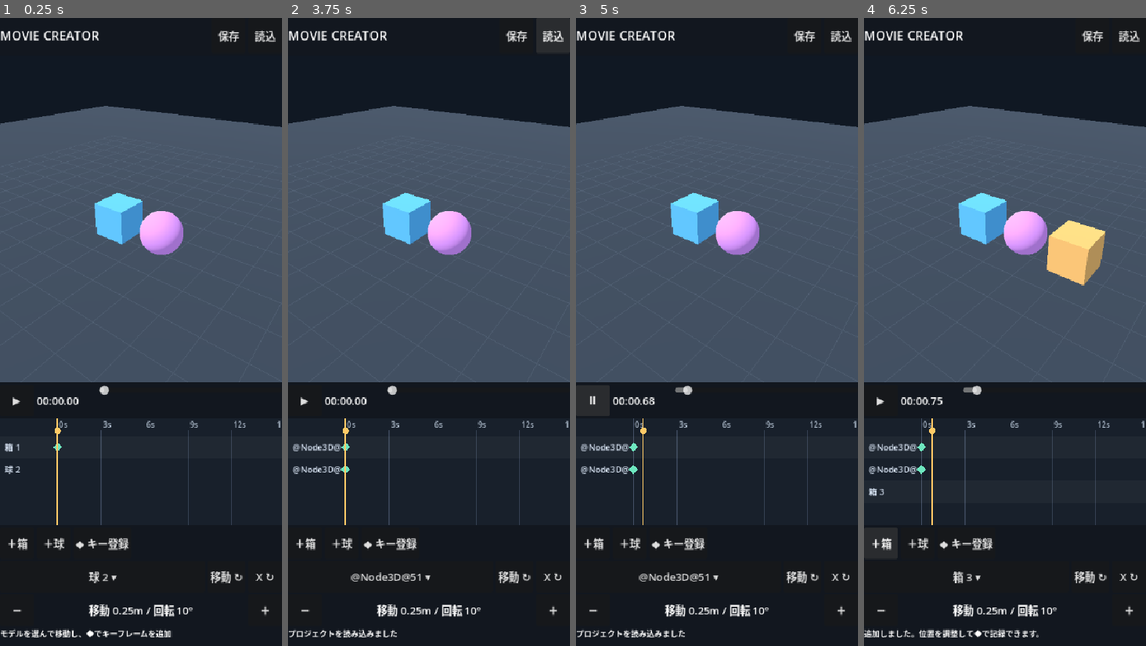
Above: before the commit, frames 1-4 (left to right).
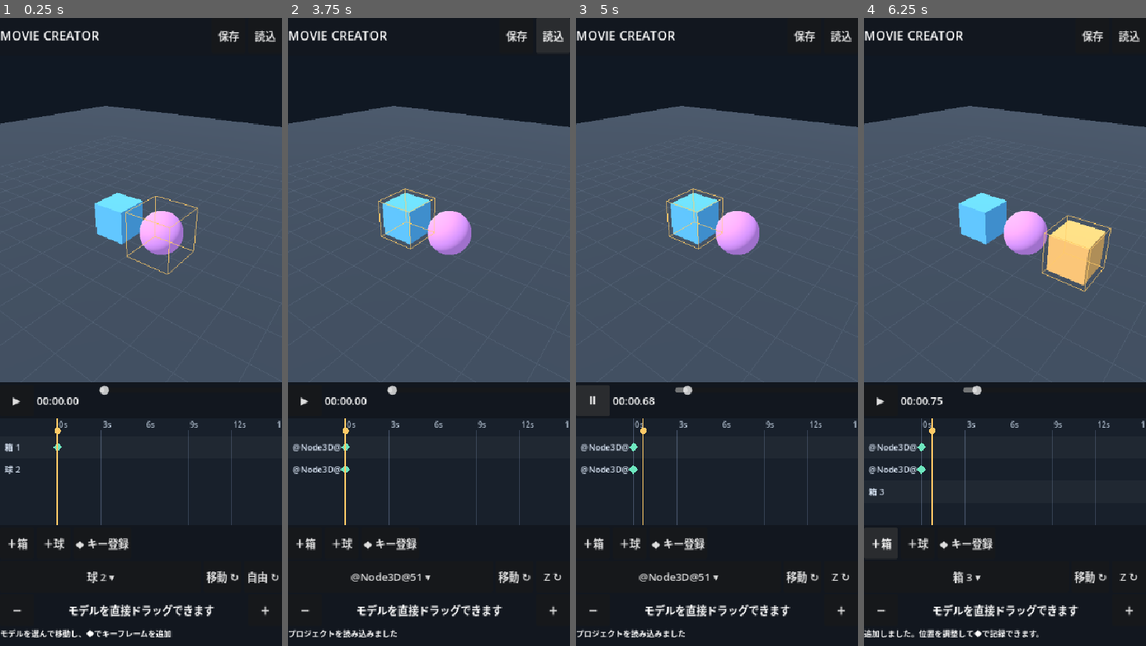
Above: after the commit, the same moments.

Repository: shejklgaia-png/movie_creater
Game: Godot game, scene res://scenes/editor.tscn
Two runs of this game, one before a commit and one after it. Both use one fixed random seed, a clock stepped at 60 frames per second and the inputs below.
Inputs:
- Up to frame 1 (0.25 s): no input
- Up to frame 2 (3.75 s): click "X ↻" (after the commit: "自由 ↻") at 0.5 s; click "Y ↻" (after the commit: "X ↻") at 1.25 s; click "Z ↻" (after the commit: "Y ↻") at 2 s; click "保存" at 2.75 s; click "読込" at 3.5 s
- Up to frame 3 (5 s): click "▶" at 4.25 s
- Up to frame 4 (6.25 s): click "Ⅱ" at 5 s; click "＋箱" at 5.75 s

The runs differ from the first frame. In frame 1, 1.3% of the frame differs, in the area x 24-99%, y 28-96%; in frame 2, 0.9%; in frame 3, 0.9%; in frame 4, 0.9%.

Commit message:
Enable direct touch model drag, axis constraints and auto-keyframes

Diff:
--- a/scripts/editor.gd
+++ b/scripts/editor.gd
@@ -35,9 +35,18 @@
 var orbit_yaw := 0.65
 var orbit_pitch := 0.48
 var orbit_distance := 9.0
+# Android touch: touching a model edits it; touching empty space orbits the camera.
 var touches: Dictionary = {}
-var touch_starts: Dictionary = {}
-var mouse_start := Vector2.ZERO
+var pointer_active := false
+var pointer_touch_index := -1
+var pointer_origin := Vector2.ZERO
+var pointer_last := Vector2.ZERO
+var drag_target_id := ""
+var drag_moved := false
+var drag_position_start := Vector3.ZERO
+var drag_rotation_start := Vector3.ZERO
+var drag_grab_point := Vector3.ZERO
+var mouse_left_held := false
 
 func _ready() -> void:
     _build_interface()
@@ -129,13 +138,13 @@
     selection = _make_button(properties, "モデル選択 ▾", _toggle_picker)
     selection.size_flags_horizontal = Control.SIZE_EXPAND_FILL
     mode_option = _make_button(properties, "移動 ↻", _cycle_mode)
-    axis_option = _make_button(properties, "X ↻", _cycle_axis)
+    axis_option = _make_button(properties, "自由 ↻", _cycle_axis)
 
     var nudge_row := HBoxContainer.new()
     dock.add_child(nudge_row)
     _make_button(nudge_row, "－", func(): _nudge(-1.0))
     var nudge_hint := Label.new()
-    nudge_hint.text = "移動 0.25m / 回転 10°"
+    nudge_hint.text = "モデルを直接ドラッグできます"
     nudge_hint.horizontal_alignment = HORIZONTAL_ALIGNMENT_CENTER
     nudge_hint.vertical_alignment = VERTICAL_ALIGNMENT_CENTER
     nudge_hint.size_flags_horizontal = Control.SIZE_EXPAND_FILL
@@ -217,39 +226,42 @@
     editor_camera.look_at(orbit_target, Vector3.UP)
 
 func _on_preview_input(event: InputEvent) -> void:
+    if picker_overlay != null and picker_overlay.visible:
+        return
     if event is InputEventScreenTouch:
         if event.pressed:
             touches[event.index] = event.position
-            touch_starts[event.index] = event.position
+            if touches.size() == 1:
+                pointer_touch_index = event.index
+                _begin_pointer(event.position)
+            else:
+                # Moving from single-touch dragging to pinch commits the edited pose.
+                _finish_pointer(pointer_last)
+                pointer_touch_index = -1
         else:
-            var start: Vector2 = touch_starts.get(event.index, event.position)
-            if touches.size() == 1 and start.distance_to(event.position) < 12.0:
-                _pick_object(event.position)
+            if touches.size() == 1 and pointer_touch_index == event.index:
+                _finish_pointer(event.position)
             touches.erase(event.index)
-            touch_starts.erase(event.index)
+            if touches.is_empty():
+                pointer_touch_index = -1
         accept_event()
     elif event is InputEventScreenDrag:
         if touches.has(event.index):
             var old_position: Vector2 = touches[event.index]
             touches[event.index] = event.position
-            if touches.size() == 1:
-                _orbit(event.position - old_position)
+            if touches.size() == 1 and pointer_touch_index == event.index:
+                _move_pointer(event.position)
             elif touches.size() == 2:
-                var indices: Array = touches.keys()
-                var other_index: int = indices[0] if indices[1] == event.index else indices[1]
-                var other_position: Vector2 = touches[other_index]
-                var old_distance := old_position.distance_to(other_position)
-                var new_distance: float = event.position.distance_to(other_position)
-                if old_distance > 1.0 and new_distance > 1.0:
-                    orbit_distance = clampf(orbit_distance * old_distance / new_distance, 2.0, 30.0)
-                    _update_camera()
+                _two_finger_camera(event.index, old_position, event.position)
         accept_event()
     elif event is InputEventMouseButton:
         if event.button_index == MOUSE_BUTTON_LEFT:
             if event.pressed:
-                mouse_start = event.position
-            elif mouse_start.distance_to(event.position) < 8.0:
-                _pick_object(event.position)
+                mouse_left_held = true
+                _begin_pointer(event.position)
+            elif mouse_left_held:
+                _finish_pointer(event.position)
+                mouse_left_held = false
             accept_event()
         elif event.pressed and event.button_index == MOUSE_BUTTON_WHEEL_UP:
             orbit_distance = maxf(2.0, orbit_distance * 0.9)
@@ -259,25 +271,126 @@
             orbit_distance = minf(30.0, orbit_distance * 1.1)
             _update_camera()
             accept_event()
-    elif event is InputEventMouseMotion and Input.is_mouse_button_pressed(MOUSE_BUTTON_LEFT):
-        _orbit(event.relative)
+    elif event is InputEventMouseMotion and mouse_left_held:
+        _move_pointer(event.position)
         accept_event()
+
+func _begin_pointer(at: Vector2) -> void:
+    pointer_active = true
+    pointer_origin = at
+    pointer_last = at
+    drag_moved = false
+    drag_target_id = _hit_object_id(at)
+    if not drag_target_id.is_empty():
+        _set_playing(false)
+        _set_selection(drag_target_id)
+        var node: Node3D = objects_by_id[drag_target_id]
+        drag_position_start = node.position
+        drag_rotation_start = node.rotation_degrees
+        drag_grab_point = _world_on_level(at, node.position.y, node.position)
+
+func _move_pointer(at: Vector2) -> void:
+    if not pointer_active:
+        return
+    var motion := at - pointer_last
+    pointer_last = at
+    if drag_target_id.is_empty():
+        _orbit(motion)
+        return
+    if not drag_moved and at.distance_to(pointer_origin) < 9.0:
+        return
+    drag_moved = true
+    _apply_model_drag(at)
+
+func _finish_pointer(at: Vector2) -> void:
+    if not pointer_active:
+        return
+    if drag_moved and not drag_target_id.is_empty():
+        _apply_model_drag(at)
+        # A completed direct manipulation always produces a persistent keyframe.
+        _insert_key()
+        _show_message("指で編集した姿勢を %.2f 秒に記録しました" % current_time)
+    pointer_active = false
+    drag_moved = false
+    drag_target_id = ""
+
+func _apply_model_drag(at: Vector2) -> void:
+    if not objects_by_id.has(drag_target_id):
+        return
+    var node: Node3D = objects_by_id[drag_target_id]
+    if mode_index == 1:
+        # Drag horizontally to rotate. In 'free' mode, rotate about world Y.
+        var axis: int = 1 if axis_index == 0 else axis_index - 1
+        var angle := drag_rotation_start
+        angle[axis] += (at.x - pointer_origin.x) * 0.55
+        node.rotation_degrees = angle
+        return
+
+    var position := drag_position_start
+    if axis_index == 2:
+        # Vertical axis: drag upward to lift, with sensitivity based on camera distance.
+        var height_scale: float = 2.0 * orbit_distance * tan(deg_to_rad(editor_camera.fov) * 0.5) / maxf(preview_box.size.y, 1.0)
+        position.y += (pointer_origin.y - at.y) * height_scale
+    else:
+        # Ground-plane manipulation; preserve the initial finger-to-object offset.
+        var hit := _world_on_level(at, drag_position_start.y, drag_grab_point)
+        var offset: Vector3 = hit - drag_grab_point
+        if axis_index == 0 or axis_index == 1:
+            position.x += offset.x
+        if axis_index == 0 or axis_index == 3:
+            position.z += offset.z
+    node.position = position
+
+func _two_finger_camera(changed_index: int, old_position: Vector2, new_position: Vector2) -> void:
+    var indices: Array = touches.keys()
+    var other_index: int = indices[0] if indices[1] == changed_index else indices[1]
+    var other_position: Vector2 = touches[other_index]
+    var old_distance := old_position.distance_to(other_position)
+    var new_distance := new_position.distance_to(other_position)
+    if old_distance > 2.0 and new_distance > 2.0:
+        orbit_distance = clampf(orbit_distance * old_distance / new_distance, 2.0, 30.0)
+
+    # The midpoint follows two fingers: intuitive world-space camera panning.
+    var midpoint_motion := (new_position - old_position) * 0.5
+    var world_per_pixel: float = 2.0 * orbit_distance * tan(deg_to_rad(editor_camera.fov) * 0.5) / maxf(preview_box.size.y, 1.0)
+    orbit_target += (editor_camera.global_transform.basis.x * -midpoint_motion.x + editor_camera.global_transform.basis.y * midpoint_motion.y) * world_per_pixel
+    _update_camera()
 
 func _orbit(motion: Vector2) -> void:
     orbit_yaw -= motion.x * 0.008
     orbit_pitch = clampf(orbit_pitch + motion.y * 0.008, 0.08, 1.45)
     _update_camera()
 
-func _pick_object(screen_position: Vector2) -> void:
-    var origin := editor_camera.project_ray_origin(screen_position)
-    var end := origin + editor_camera.project_ray_normal(screen_position) * 250.0
-    var query := PhysicsRayQueryParameters3D.create(origin, end)
+func _viewport_position(local: Vector2) -> Vector2:
+    # SubViewportContainer stretches the render target to fit the Android UI.
+    return local * Vector2(preview.size) / preview_box.size
+
+func _world_on_level(local: Vector2, height: float, fallback: Vector3) -> Vector3:
+    var screen_pos := _viewport_position(local)
+    var origin := editor_camera.project_ray_origin(screen_pos)
+    var direction := editor_camera.project_ray_normal(screen_pos)
+    var world_hit: Variant = Plane(Vector3.UP, height).intersects_ray(origin, direction)
+    if world_hit is Vector3:
+        return world_hit
+    return fallback
+
+func _hit_object_id(local: Vector2) -> String:
+    var screen_pos := _viewport_position(local)
+    var origin := editor_camera.project_ray_origin(screen_pos)
+    var direction := editor_camera.project_ray_normal(screen_pos)
+    var query := PhysicsRayQueryParameters3D.create(origin, origin + direction * 250.0)
     var hit: Dictionary = preview.world_3d.direct_space_state.intersect_ray(query)
     if hit.is_empty():
-        return
+        return ""
     var body: Object = hit.get("collider")
     if body != null and body.has_meta("movie_id"):
-        _set_selection(str(body.get_meta("movie_id")))
+        return str(body.get_meta("movie_id"))
+    return ""
+
+func _pick_object(screen_position: Vector2) -> void:
+    var id := _hit_object_id(screen_position)
+    if not id.is_empty():
+        _set_selection(id)
 
 func _add_object(kind: String) -> void:
     _set_playing(false)
@@ -326,15 +439,51 @@
     body.set_meta("movie_id", id)
     body.add_child(collision)
     node.add_child(body)
+    _add_selection_frame(node, kind)
     objects_by_id[id] = node
     _refresh_selector()
     _refresh_timeline()
 
+func _add_selection_frame(node: Node3D, kind: String) -> void:
+    var extent: float = 0.68 if kind == "sphere" else 0.58
+    var corners: Array[Vector3] = [
+        Vector3(-extent, -extent, -extent), Vector3(extent, -extent, -extent),
+        Vector3(extent, -extent, extent), Vector3(-extent, -extent, extent),
+        Vector3(-extent, extent, -extent), Vector3(extent, extent, -extent),
+        Vector3(extent, extent, extent), Vector3(-extent, extent, extent)
+    ]
+    var segments := [
+        Vector2i(0, 1), Vector2i(1, 2), Vector2i(2, 3), Vector2i(3, 0),
+        Vector2i(4, 5), Vector2i(5, 6), Vector2i(6, 7), Vector2i(7, 4),
+        Vector2i(0, 4), Vector2i(1, 5), Vector2i(2, 6), Vector2i(3, 7)
+    ]
+    var lines := ImmediateMesh.new()
+    lines.surface_begin(Mesh.PRIMITIVE_LINES)
+    for segment in segments:
+        lines.surface_add_vertex(corners[segment.x])
+        lines.surface_add_vertex(corners[segment.y])
+    lines.surface_end()
+    var frame := MeshInstance3D.new()
+    frame.name = "SelectionFrame"
+    frame.mesh = lines
+    frame.visible = false
+    var material := StandardMaterial3D.new()
+    material.shading_mode = BaseMaterial3D.SHADING_MODE_UNSHADED
+    material.albedo_color = Color("#ffcb67")
+    material.no_depth_test = true
+    frame.material_override = material
+    node.add_child(frame)
+
 func _set_selection(id: String) -> void:
     if not objects_by_id.has(id):
         return
     selected_id = id
     selection.text = "%s ▾" % (objects_by_id[id] as Node3D).name
+    for object_id in objects_by_id.keys():
+        var object_node: Node3D = objects_by_id[object_id]
+        var frame: Node3D = object_node.get_node_or_null("SelectionFrame")
+        if frame != null:
+            frame.visible = str(object_id) == selected_id
     _show_message("選択中: %s" % (objects_by_id[id] as Node3D).name)
 
 func _refresh_selector() -> void:
@@ -352,8 +501,8 @@
     mode_option.text = ("移動 ↻" if mode_index == 0 else "回転 ↻")
 
 func _cycle_axis() -> void:
-    axis_index = (axis_index + 1) % 3
-    axis_option.text = ["X ↻", "Y ↻", "Z ↻"][axis_index]
+    axis_index = (axis_index + 1) % 4
+    axis_option.text = ["自由 ↻", "X ↻", "Y ↻", "Z ↻"][axis_index]
 
 func _build_picker() -> void:
     # A native OptionButton PopupMenu is hard to dismiss on Android.
@@ -446,7 +595,8 @@
         return
     _set_playing(false)
     var node: Node3D = objects_by_id[selected_id]
-    var axis := axis_index
+    # '+'/'-' is a precise fallback for touch gestures.
+    var axis: int = 0 if mode_index == 0 and axis_index == 0 else (1 if axis_index == 0 else axis_index - 1)
     if mode_index == 0:
         var pos := node.position
         pos[axis] += direction * 0.25
